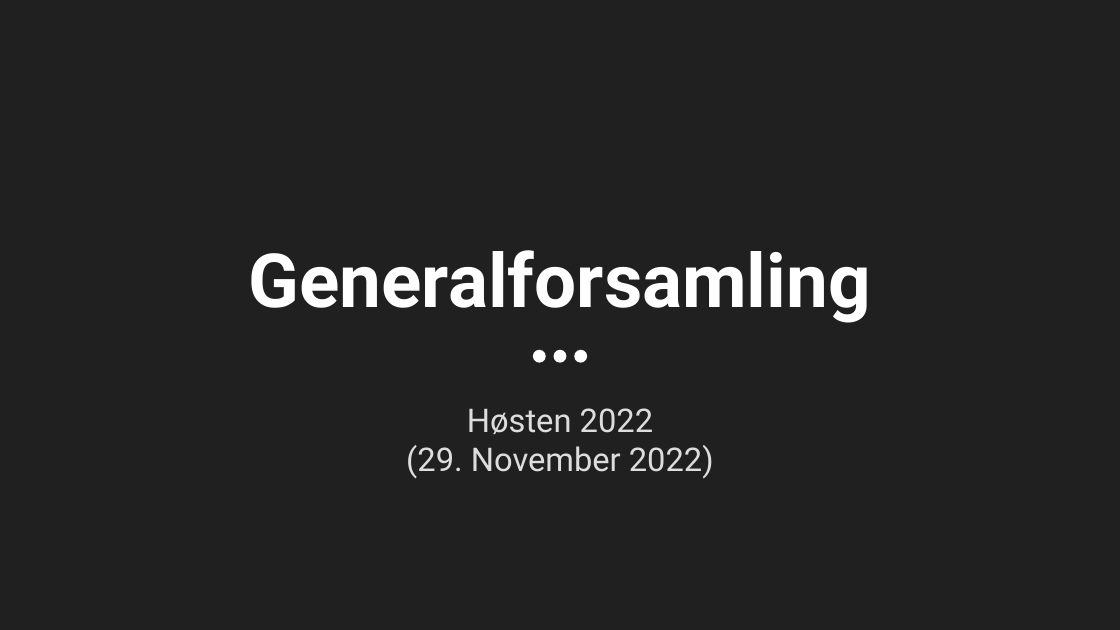
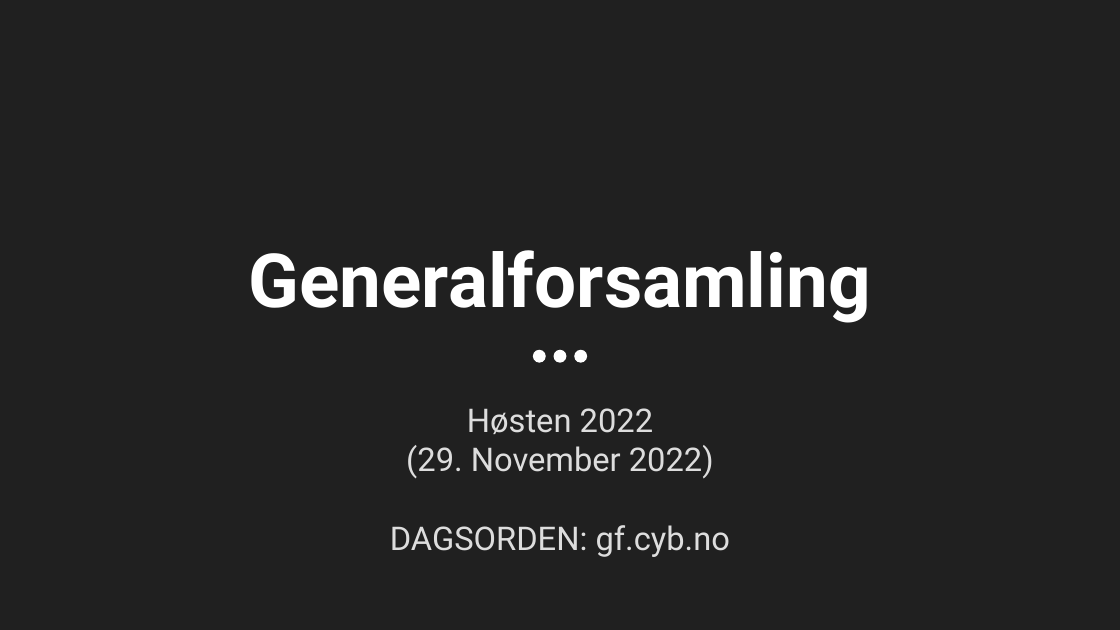
Before and after one commit to cybernetisk/docs, a slide deck: slide 1 of generalforsamling/22H/Generalforsamling H2022.pptx. Drawn at 1120x630 pixels with LibreOffice and Linux fonts; fonts in the diff are those of the drawing; background and template pictures are left out. Boxes give left, top, right and bottom in pixels: in the first picture for what was removed or moved away, otherwise in the second. Text is boxed around its words. In the diff, an @@ line names an element or a change of style, - is before the commit and + after.

```diff
--- a/generalforsamling/22H/Generalforsamling H2022.pptx
+++ b/generalforsamling/22H/Generalforsamling H2022.pptx
@@ subtitle at (x1=390, y1=525, x2=730, y2=557): paragraph added @@
+DAGSORDEN: gf.cyb.no
```
Also in this commit, not shown: 2 other slides changed.
